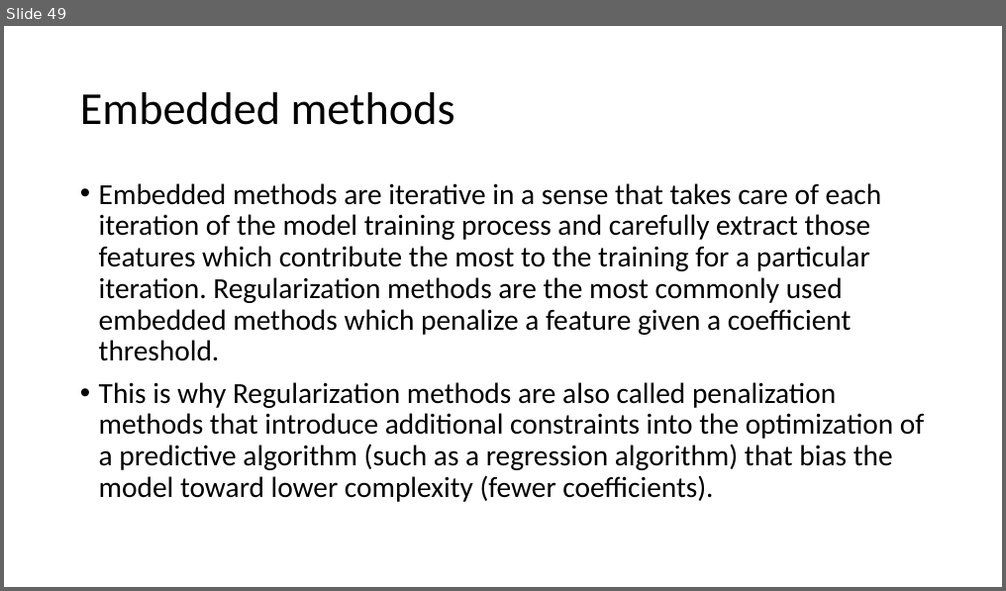
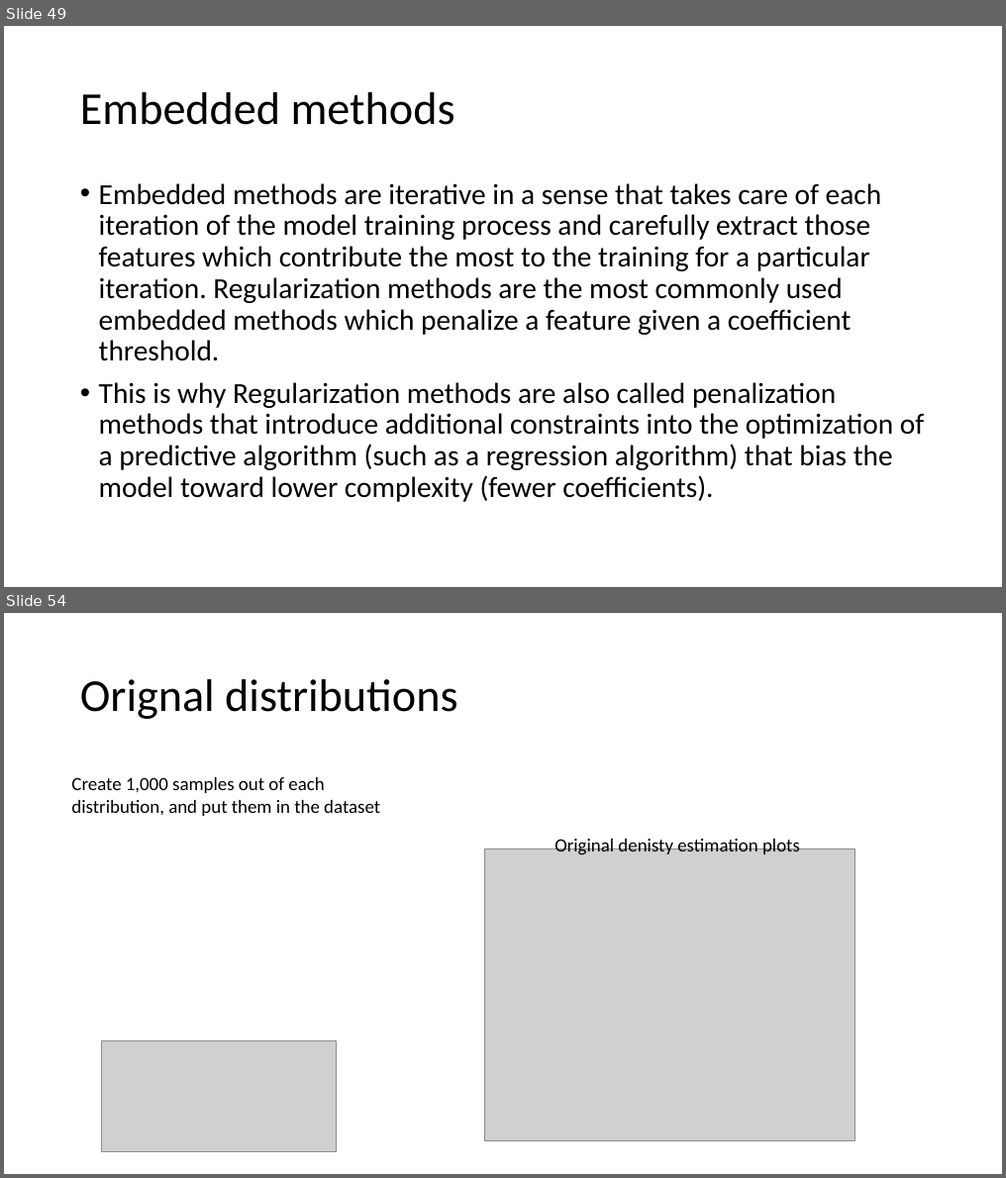
Before and after one commit to FranzGH/IoT_ML, a slide deck: Sklearn-UG.pptx. Shown one above the other, each under a label of ours: slide 49 before the commit, slides 49 and 54 after it; the slides between them are not shown. The pictures are 1006x591 and 1006x1178 pixels, drawn with LibreOffice and Linux fonts; fonts in the diff are those of the drawing; grey boxes stand for pictures. Boxes give left, top, right and bottom in pixels: in the first picture for what was removed or moved away, otherwise in the second. Text is boxed around its words. In the diff, an @@ line names an element or a change of style, - is before the commit and + after.

```diff
--- a/Sklearn-UG.pptx
+++ b/Sklearn-UG.pptx
@@ slide 54 added at (4, 613, 1002, 1174), background #FFFFFF @@
@@ title added at (80, 679, 457, 719), 44 pt, text #000000 @@
+Orignal distributions
@@ text added at (71, 777, 380, 816), 18 pt, text #000000 @@
+Create 1,000 samples out of each distribution, and put them in the dataset
@@ picture added at (485, 849, 855, 1141) @@
@@ text added at (554, 837, 800, 856), 18 pt, text #000000 @@
+Original denisty estimation plots
@@ picture added at (102, 1041, 336, 1152) @@
```
Also in this commit, not shown: 7 other slides added, 14 other files.
